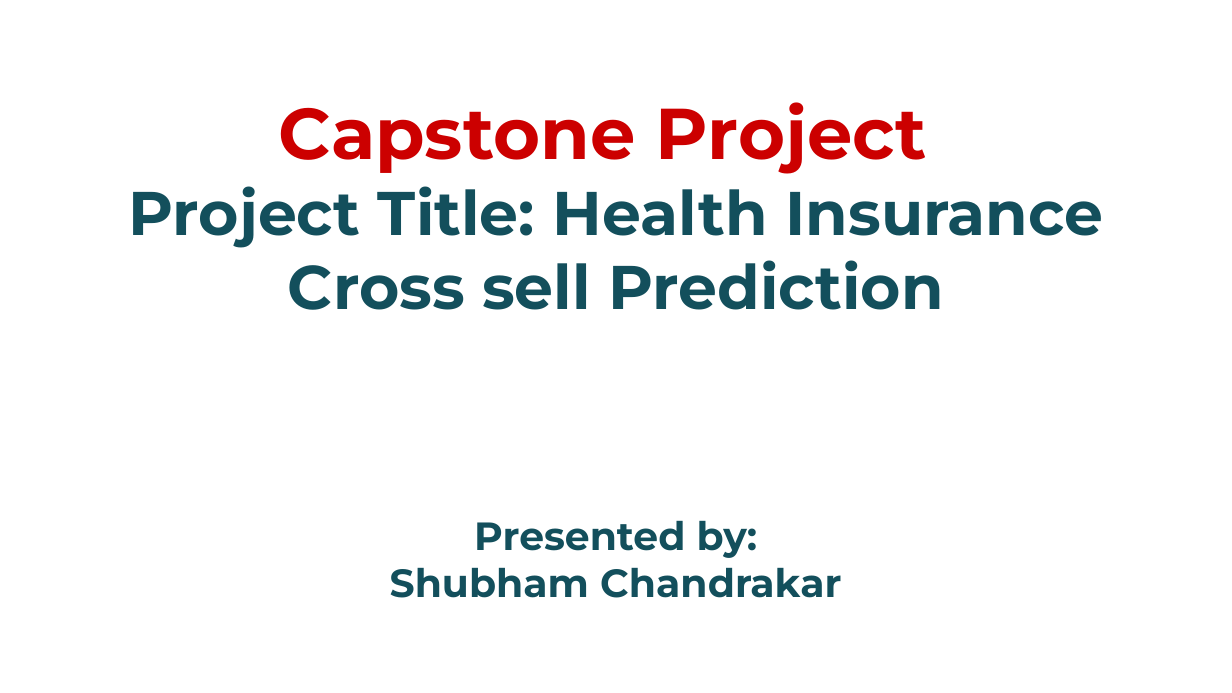
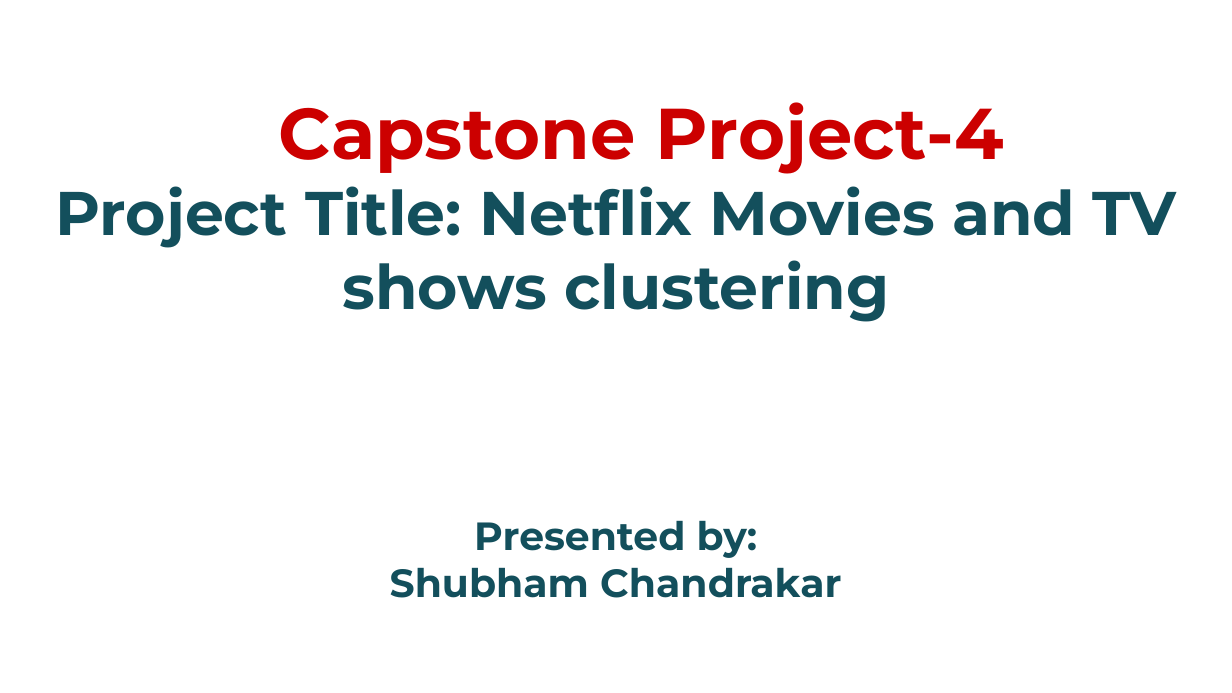
Before and after one commit to chandrakar-shubham/health-insurance-cross-sell-prediction, a slide deck: slide 1 of Project_presentation.pptx. Drawn at 1232x693 pixels with LibreOffice and Linux fonts; fonts in the diff are those of the drawing; background and template pictures are left out. Boxes give left, top, right and bottom in pixels: in the first picture for what was removed or moved away, otherwise in the second. Text is boxed around its words. In the diff, an @@ line names an element or a change of style, - is before the commit and + after.

```diff
--- a/Project_presentation.pptx
+++ b/Project_presentation.pptx
@@ title at (55, 102, 1176, 322): text changed @@
-Capstone Project
-Project Title: Health Insurance Cross sell Prediction
+Capstone Project-4
+Project Title: Netflix Movies and TV shows clustering
```
Also in this commit, not shown: 16 slides added, 22 slides removed.
